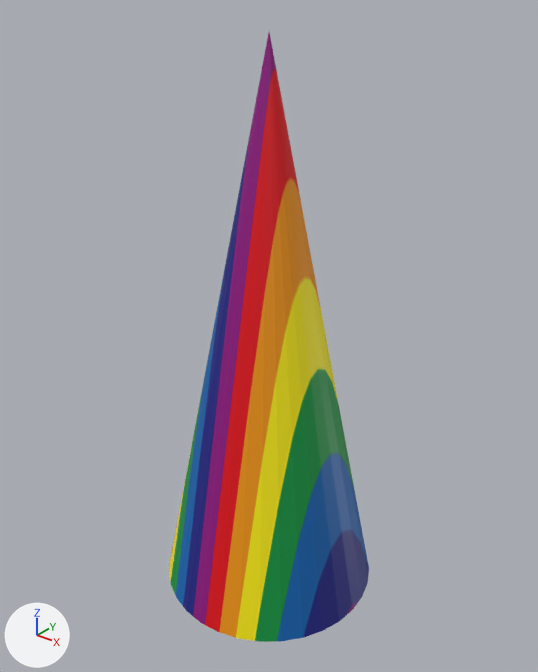
Before and after pictures for a commit that changed the OBJ model 3DLv3_2023_vs2019/Project/BaseProject/BaseProject/res/Field/Cleardelta.obj.
One viewpoint serves both versions: a 50 mm lens placed at (3.61, -4.51, 2.84), pointed at (-0.01, 0.01, 0.04). Lighting does not change. The marker at lower left points along +X, +Y and +Z. Where no turn or scale is listed for an object, it has been applied to the vertices.

Objects in the first picture: '円錐'.
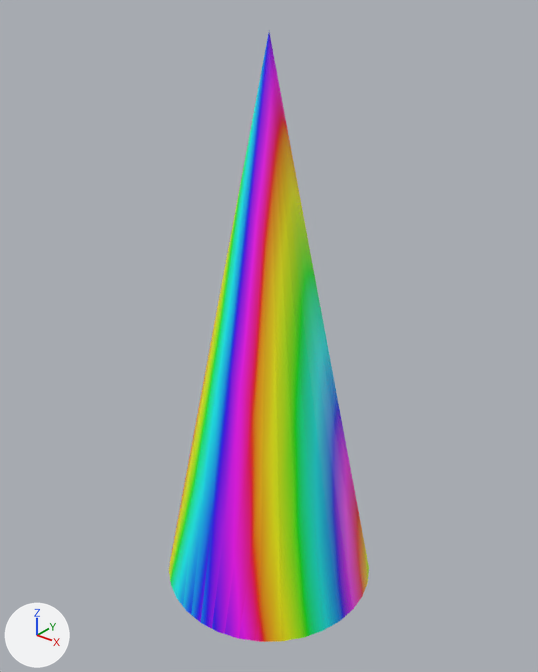
Pixel boxes [x1, y1, x2, y2] of what changed, in the pictures (538 x 672 px):
'円錐', surface changed
    both: [169, 33, 369, 642]

What the commit changed:
Picture 'Rainbow2.png' (img_rainbow2_png) is new.
Material 'マテリアル' (mat_マテリアル) changes its picture from img_rainbow_png to img_rainbow2_png.
